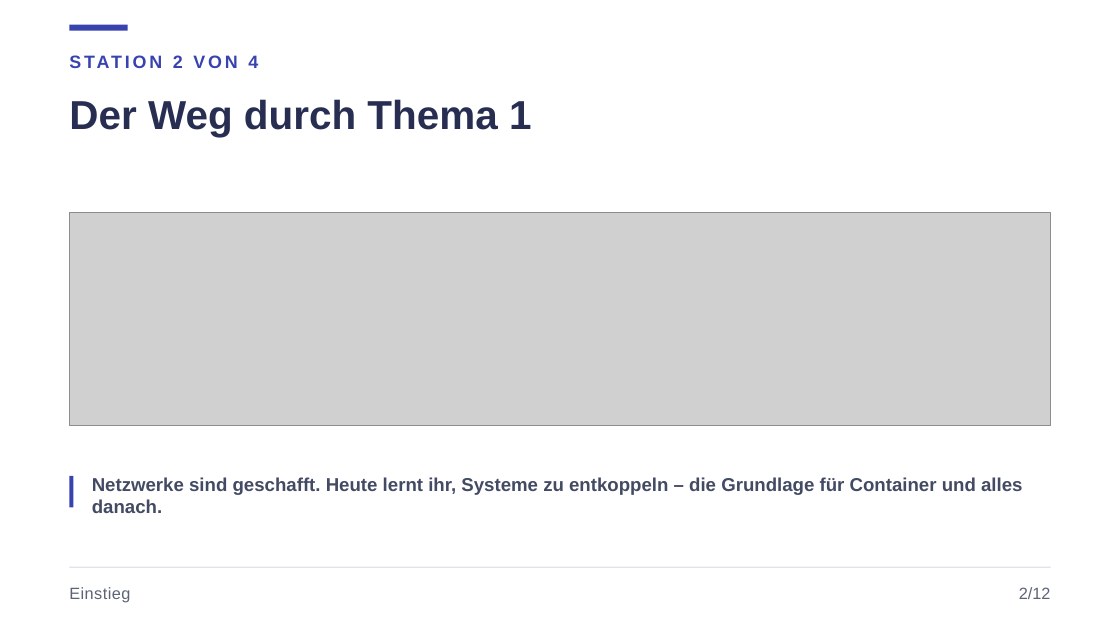
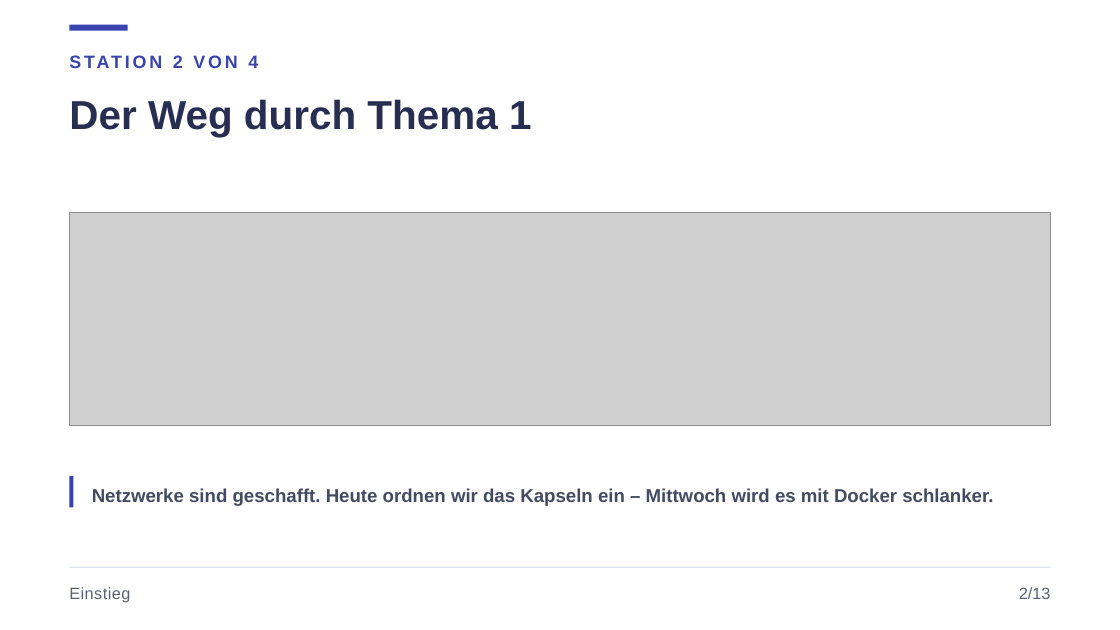
Before and after one commit to JacobMenge/kurs-unterlagen, a slide deck: slide 3 of folien/04-virtualisierung.pptx. Drawn at 1120x630 pixels with LibreOffice and Linux fonts; fonts in the diff are those of the drawing; grey boxes stand for pictures. Boxes give left, top, right and bottom in pixels: in the first picture for what was removed or moved away, otherwise in the second. Text is boxed around its words. In the diff, an @@ line names an element or a change of style, - is before the commit and + after.

Commit message:
virtualisierung + docker folien

```diff
--- a/folien/04-virtualisierung.pptx
+++ b/folien/04-virtualisierung.pptx
@@ text at (x1=92, y1=488, x2=993, y2=506): text changed @@
-Netzwerke sind geschafft. Heute lernt ihr, Systeme zu entkoppeln – die Grundlage für Container und alles danach.
+Netzwerke sind geschafft. Heute ordnen wir das Kapseln ein – Mittwoch wird es mit Docker schlanker.
@@ text at (x1=1019, y1=587, x2=1051, y2=599): text changed @@
-2/12
+2/13
```
Also in this commit, not shown: 8 other slides changed, 8 slides added, 7 slides removed, 6 other files.
